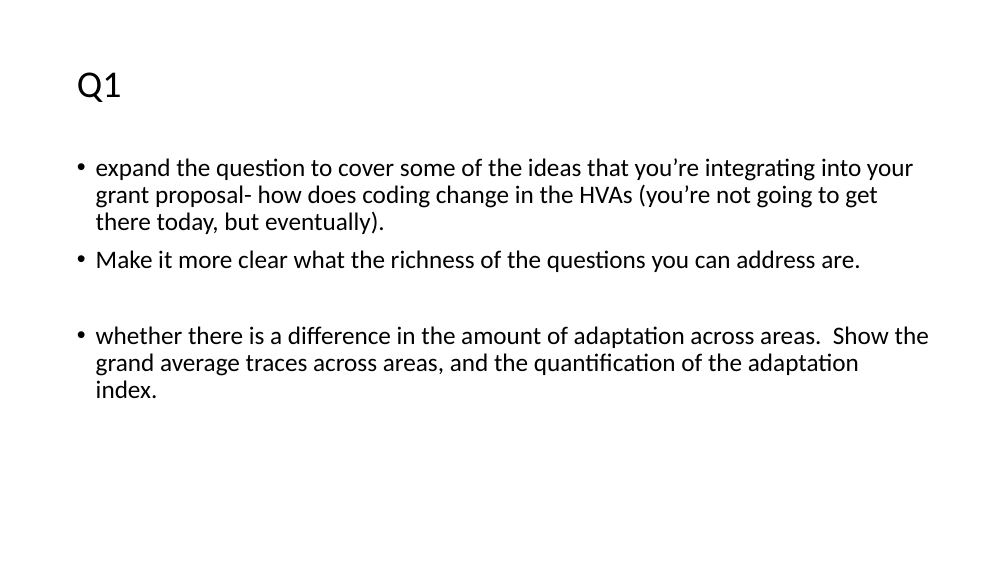
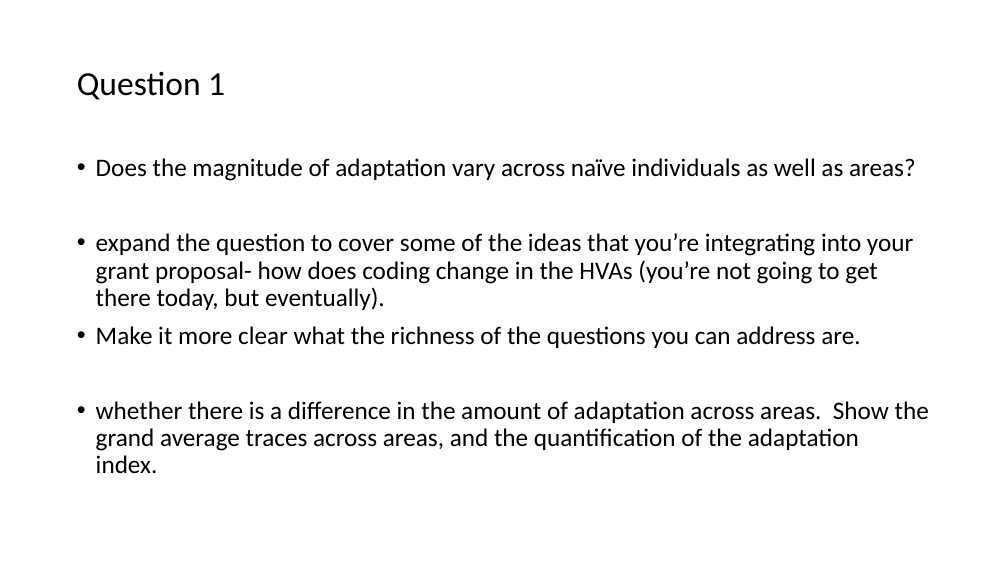
Before and after one commit to lanluo9/inter, a slide deck: slide 3 of code/Jin2020/200903_LL.pptx. Drawn at 1008x567 pixels with LibreOffice and Linux fonts; fonts in the diff are those of the drawing. Boxes give left, top, right and bottom in pixels: in the first picture for what was removed or moved away, otherwise in the second. Text is boxed around its words. In the diff, an @@ line names an element or a change of style, - is before the commit and + after.

```diff
--- a/code/Jin2020/200903_LL.pptx
+++ b/code/Jin2020/200903_LL.pptx
@@ title at (x1=77, y1=71, x2=225, y2=100): text changed; size 36 to 32 pt @@
-Q1
+Question 1
@@ text at (x1=96, y1=158, x2=916, y2=181): paragraph added @@
+• Does the magnitude of adaptation vary across naïve individuals as well as areas?
```
Also in this commit, not shown: 11 other slides changed, 3 slides added, 46 other files.
